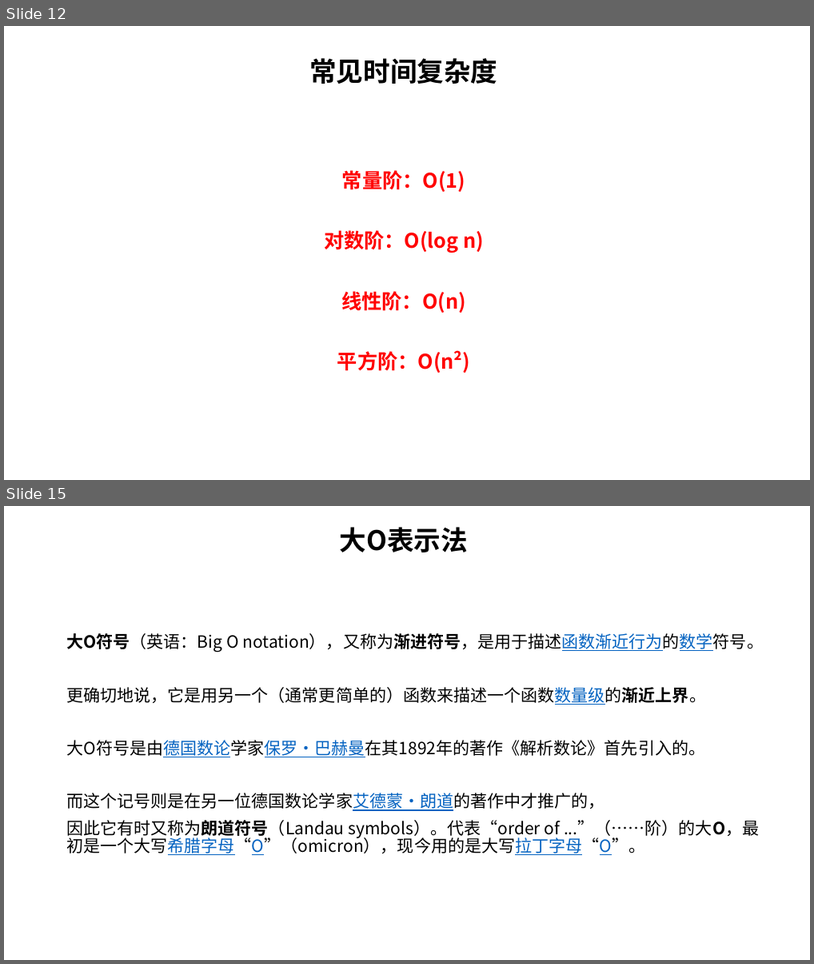
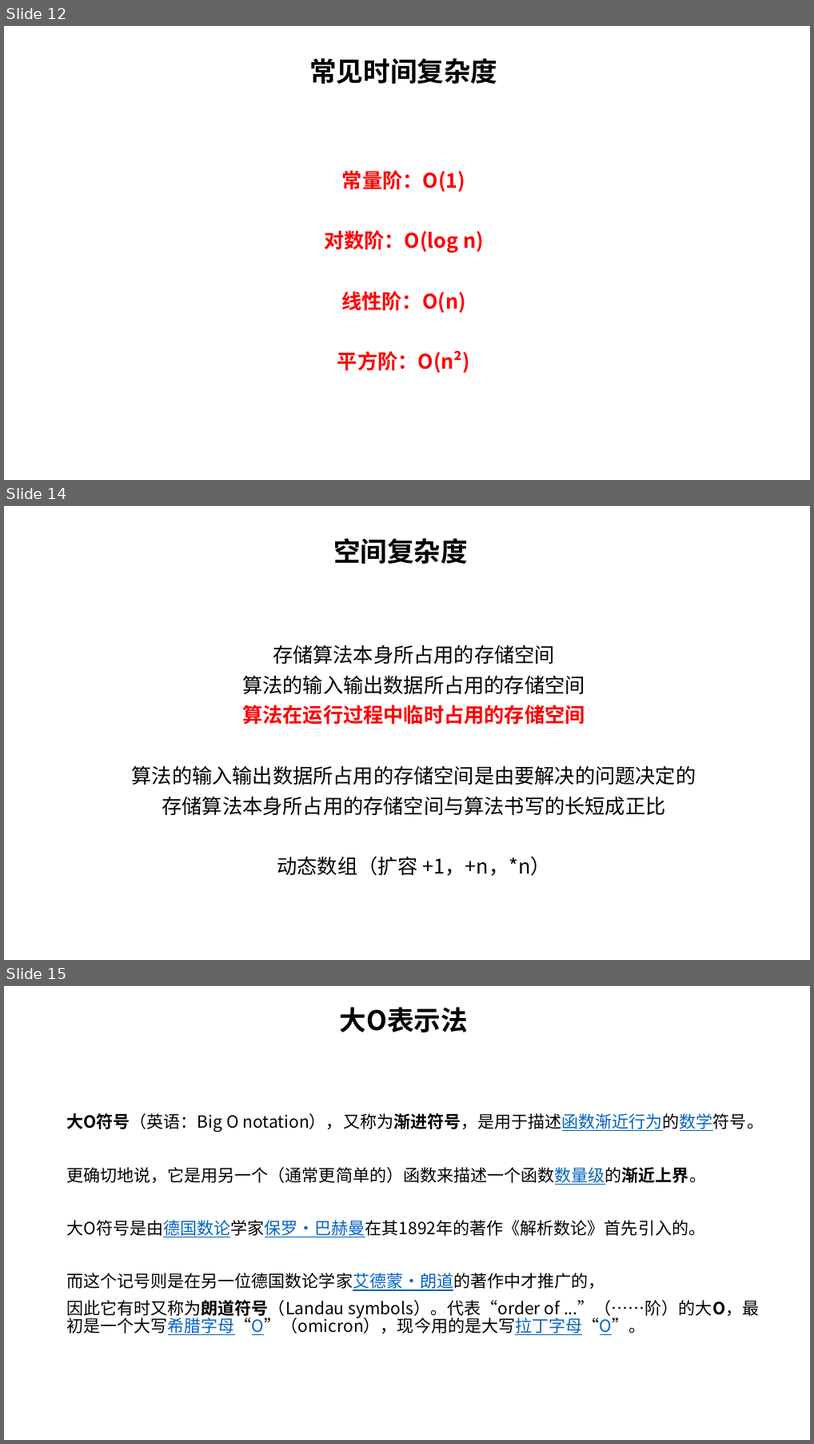
Before and after one commit to sunchong/ALG, a slide deck: ALG/docs/数据结构与算法.pptx. Shown one above the other, each under a label of ours: slides 12 and 15 before the commit, slides 12, 14 and 15 after it; the slides between them are not shown. The pictures are 814x964 and 814x1444 pixels, drawn with LibreOffice and Linux fonts; fonts in the diff are those of the drawing. Boxes give left, top, right and bottom in pixels: in the first picture for what was removed or moved away, otherwise in the second. Text is boxed around its words. In the diff, an @@ line names an element or a change of style, - is before the commit and + after.

```diff
--- a/ALG/docs/数据结构与算法.pptx
+++ b/ALG/docs/数据结构与算法.pptx
@@ slide 14 added at (4, 506, 810, 960), background #FFFFFF @@
@@ subtitle added at (334, 538, 468, 564), 32 pt, text #000000, bold @@
+空间复杂度
@@ text added at (132, 644, 697, 876), 24 pt, text #000000 @@
+存储算法本身所占用的存储空间
+算法的输入输出数据所占用的存储空间
+算法在运行过程中临时占用的存储空间
+算法的输入输出数据所占用的存储空间是由要解决的问题决定的
+存储算法本身所占用的存储空间与算法书写的长短成正比
+动态数组（扩容 +1，+n，*n）
```
Also in this commit, not shown: 8 slides changed, 6 other slides added, 2 slides removed.
